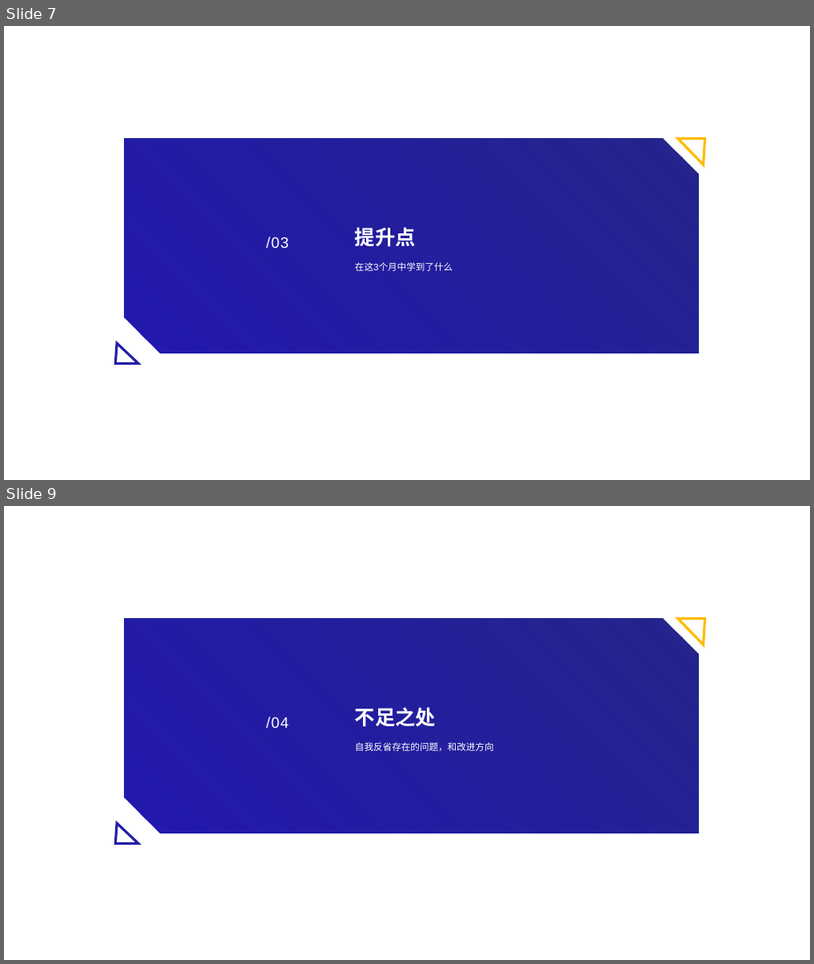
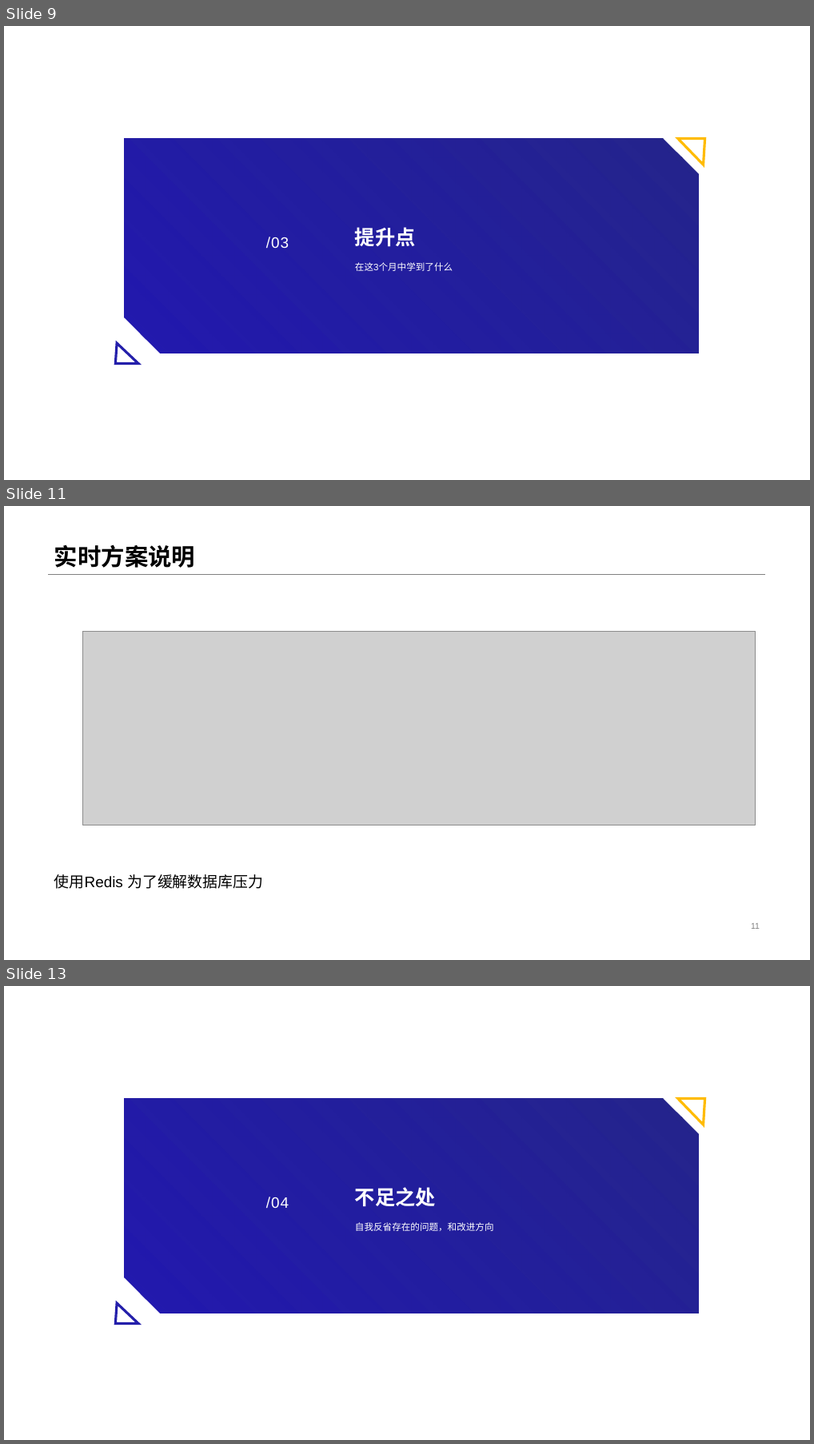
Before and after one commit to czx-dev/note, a slide deck: 陈仲贤述职答辩.pptx. Shown one above the other, each under a label of ours: slides 7 and 9 before the commit, slides 9, 11 and 13 after it; the slides between them are not shown. The pictures are 814x964 and 814x1444 pixels, drawn with LibreOffice and Linux fonts; fonts in the diff are those of the drawing; grey boxes stand for pictures. Boxes give left, top, right and bottom in pixels: in the first picture for what was removed or moved away, otherwise in the second. Text is boxed around its words. In the diff, an @@ line names an element or a change of style, - is before the commit and + after.

```diff
--- a/陈仲贤述职答辩.pptx
+++ b/陈仲贤述职答辩.pptx
@@ slide 11 added at (4, 506, 810, 960), background #FFFFFF @@
@@ title added at (54, 544, 195, 568), 28 pt, text #000000, bold @@
+实时方案说明
@@ line added from (48, 574) to (766, 574), #808080 0.25 pt @@
@@ picture added at (83, 632, 757, 825) @@
@@ text added at (54, 874, 263, 888), 18 pt, text #000000 @@
+使用Redis 为了缓解数据库压力
@@ page number added at (751, 923, 760, 928), 10 pt, text #808080 @@
+11
@@ what was slide 7 is now slide 9 @@
@@ what was slide 9 is now slide 13 @@
```
Also in this commit, not shown: 6 slides changed, 6 other slides added, 3 slides removed.
